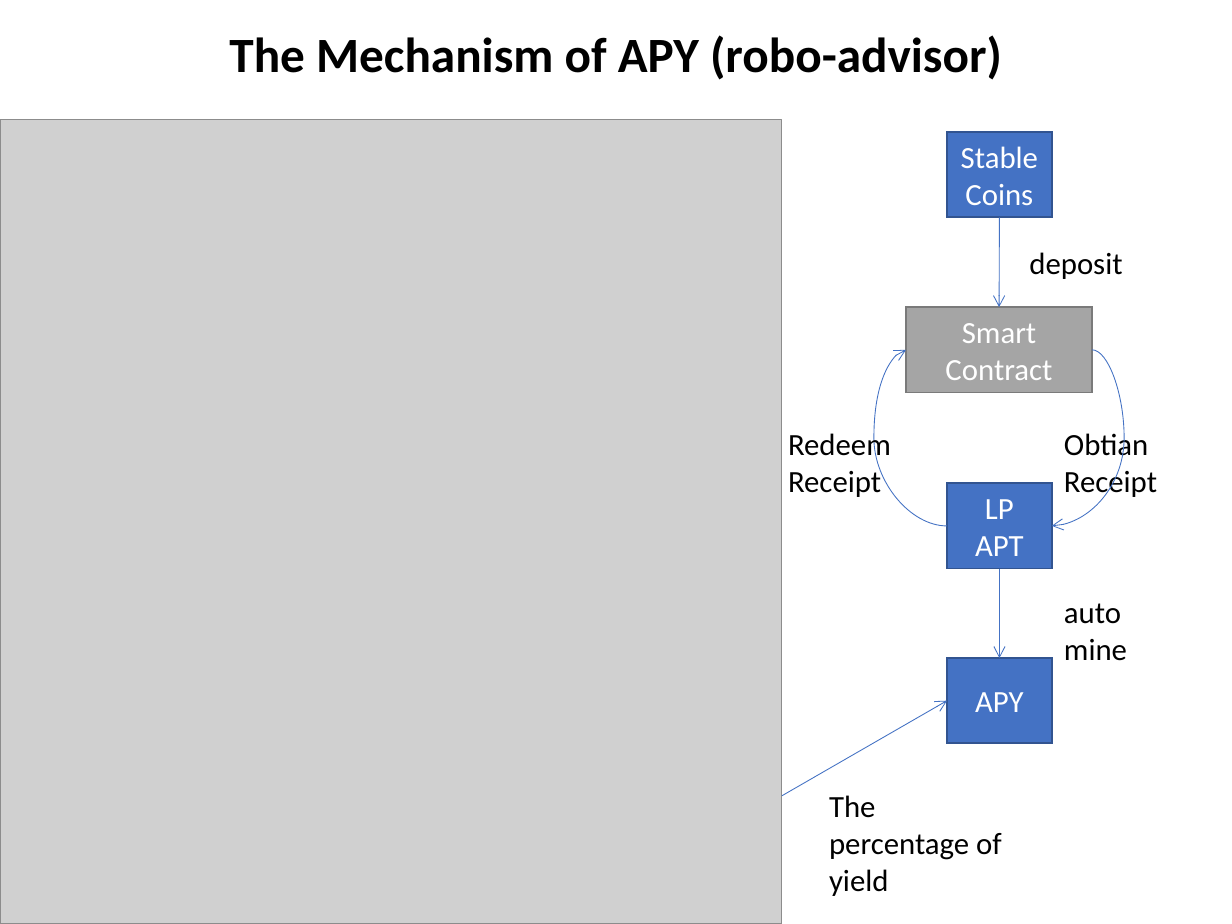
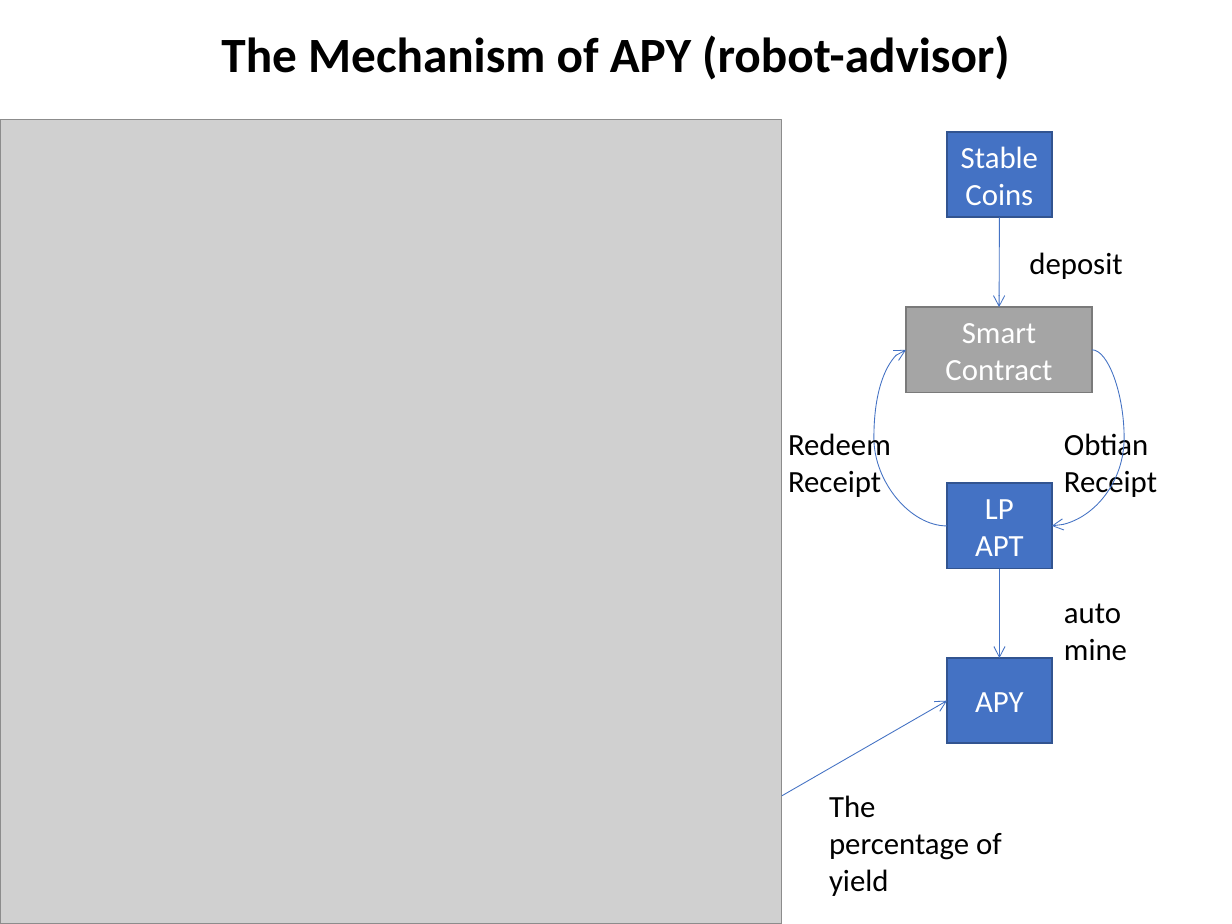
Before and after one commit to chuacw/SGUS-Slides, a slide deck: slide 10 of BCI - Day1 - Intro 1 Blockchain Technology Trends.pptx. Drawn at 1232x924 pixels with LibreOffice and Linux fonts; fonts in the diff are those of the drawing; grey boxes stand for pictures. Boxes give left, top, right and bottom in pixels: in the first picture for what was removed or moved away, otherwise in the second. Text is boxed around its words. In the diff, an @@ line names an element or a change of style, - is before the commit and + after.

```diff
--- a/BCI - Day1 - Intro 1 Blockchain Technology Trends.pptx
+++ b/BCI - Day1 - Intro 1 Blockchain Technology Trends.pptx
@@ title at [221, 35, 1010, 80]: text changed @@
-The Mechanism of APY (robo-advisor)
+The Mechanism of APY (robot-advisor)
```
Also in this commit, not shown: 1 slide added, 2 other files.
